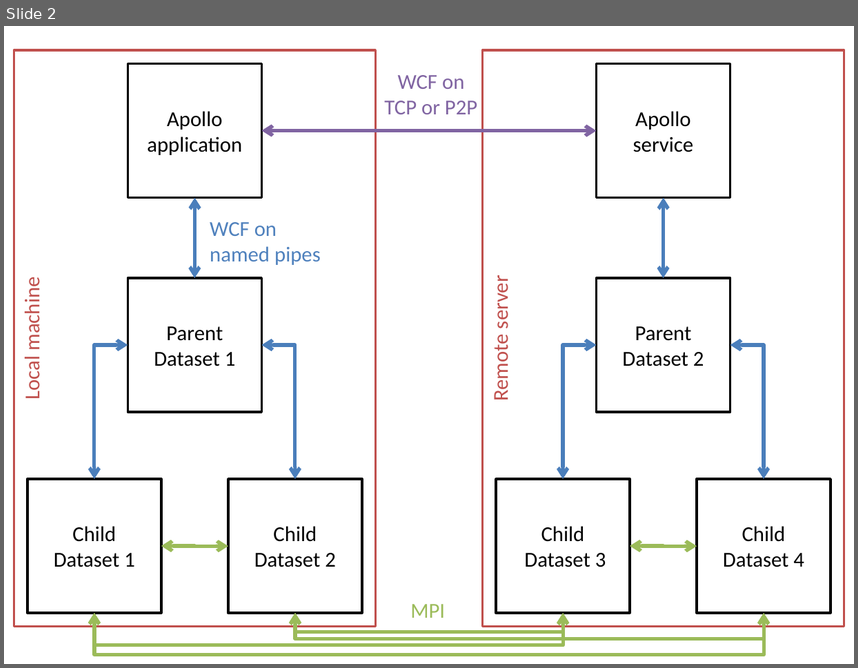
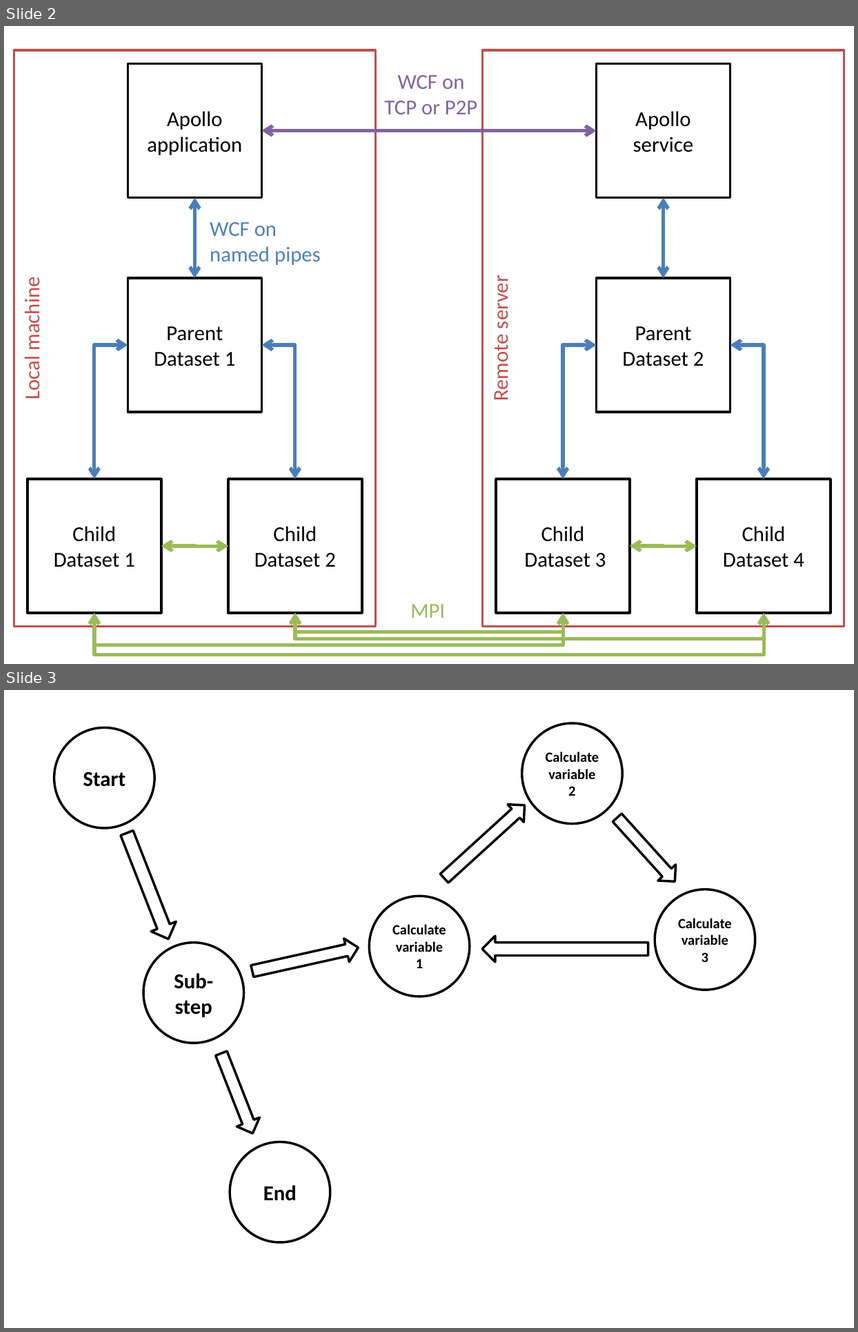
Before and after one commit to pvandervelde/Apollo, a slide deck: design/specifications/Project images.pptx. Shown one above the other, each under a label of ours: slide 2 before the commit, slides 2 and 3 after it. The pictures are 858x668 and 858x1332 pixels, drawn with LibreOffice and Linux fonts; fonts in the diff are those of the drawing. Boxes give left, top, right and bottom in pixels: in the first picture for what was removed or moved away, otherwise in the second. Text is boxed around its words. In the diff, an @@ line names an element or a change of style, - is before the commit and + after.

```diff
--- a/design/specifications/Project images.pptx
+++ b/design/specifications/Project images.pptx
@@ slide 3 added at [4, 690, 854, 1328], background #FFFFFF @@
@@ ellipse added at [54, 727, 154, 828], outline #000000 2 pt, 18 pt, text #000000, bold @@
+Start
@@ ellipse added at [522, 723, 622, 823], outline #000000 2 pt, 12 pt, text #000000, bold @@
+Calculate variable 2
@@ right arrow added at [436, 796, 533, 887], outline #000000 2 pt @@
@@ right arrow added at [608, 809, 684, 889], outline #000000 2 pt @@
@@ right arrow added at [114, 828, 181, 944], outline #000000 2 pt @@
@@ ellipse added at [370, 896, 470, 996], outline #000000 2 pt, 12 pt, text #000000, bold @@
+Calculate variable 1
@@ ellipse added at [655, 889, 755, 989], outline #000000 2 pt, 12 pt, text #000000, bold @@
+Calculate variable 3
@@ right arrow added at [250, 936, 361, 983], outline #000000 2 pt @@
@@ right arrow added at [483, 936, 648, 962], outline #000000 2 pt @@
@@ ellipse added at [143, 943, 243, 1043], outline #000000 2 pt, 18 pt, text #000000, bold @@
+Sub-step
@@ right arrow added at [210, 1049, 265, 1138], outline #000000 2 pt @@
@@ ellipse added at [230, 1141, 330, 1242], outline #000000 2 pt, 18 pt, text #000000, bold @@
+End
```
Also in this commit, not shown: 3 other files.
